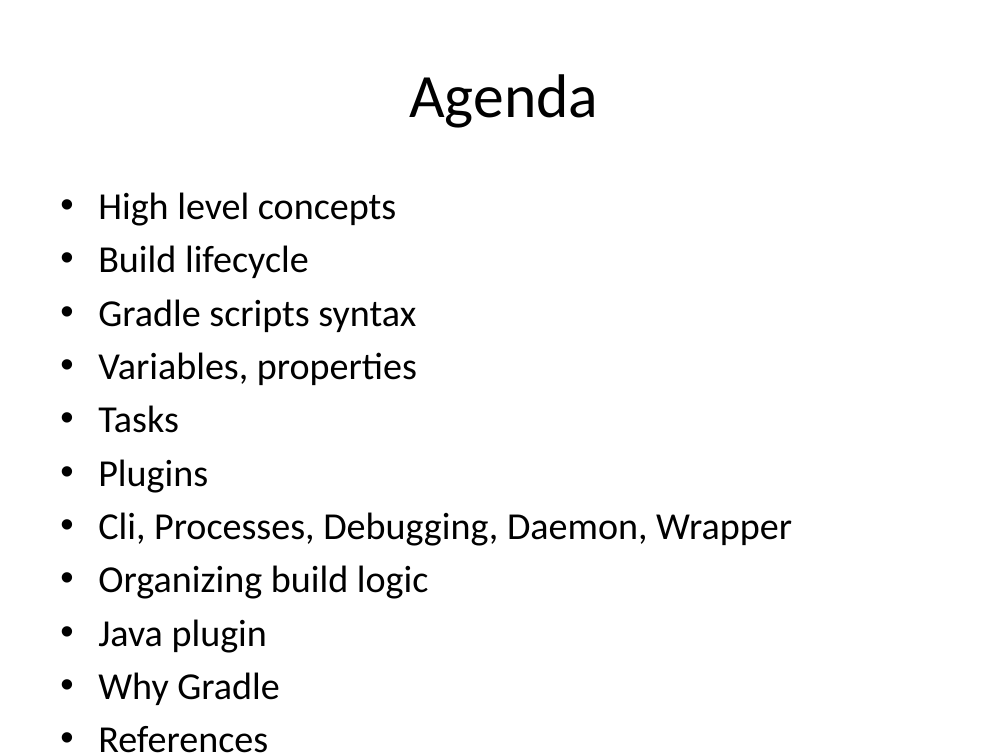
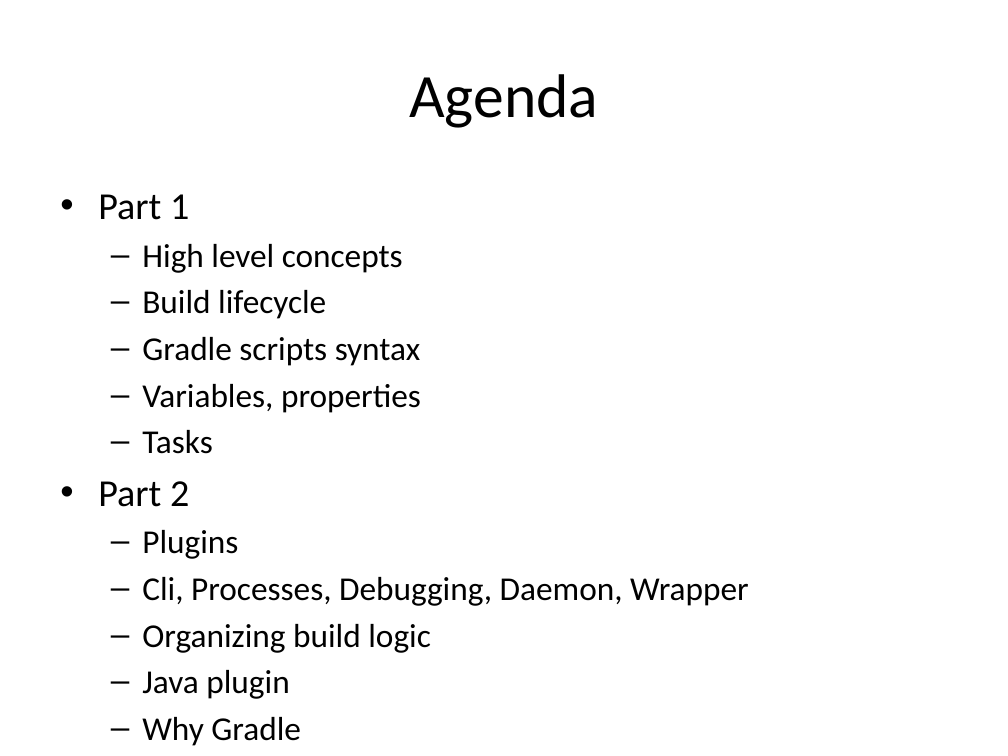
Before and after one commit to alaczynski/gradle-intoducion, a slide deck: slide 2 of Introduction to Gradle.pptx. Drawn at 1008x756 pixels with LibreOffice and Linux fonts; fonts in the diff are those of the drawing. Boxes give left, top, right and bottom in pixels: in the first picture for what was removed or moved away, otherwise in the second. Text is boxed around its words. In the diff, an @@ line names an element or a change of style, - is before the commit and + after.

```diff
--- a/Introduction to Gradle.pptx
+++ b/Introduction to Gradle.pptx
@@ text at <box>98,194,189,220</box>: paragraph added @@
+• Part 1
@@ text at <box>142,244,749,746</box>: size 27.2 to 23.8 pt; bullet • to –; list level 1 to 2 in "High level concepts"; list level 1 to 2 in "Build lifecycle"; list level 1 to 2 in "Gradle scripts syntax"; list level 1 to 2 in "Variables, properties"; list level 1 to 2 in "Tasks"; list level 1 to 2 in "Plugins"; list level 1 to 2 in "Cli, Processes, Debugging, Daemon, Wrapper"; list level 1 to 2 in "Organizing build logic"; list level 1 to 2 in "Java plugin"; list level 1 to 2 in "Why Gradle"; list level 1 to 2 in "References" @@
@@ text at <box>98,481,189,507</box>: paragraph added @@
+• Part 2
```
Also in this commit, not shown: 4 other slides changed, 3 other files.
